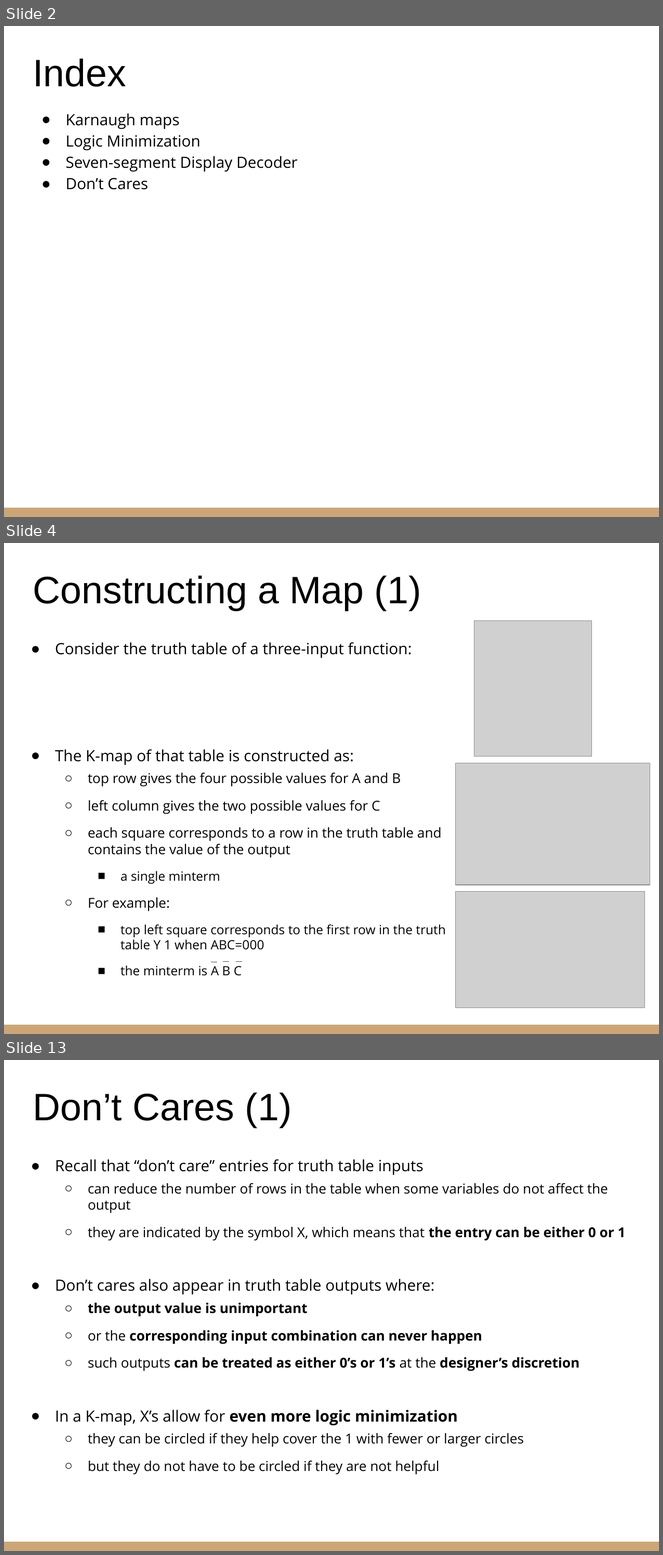
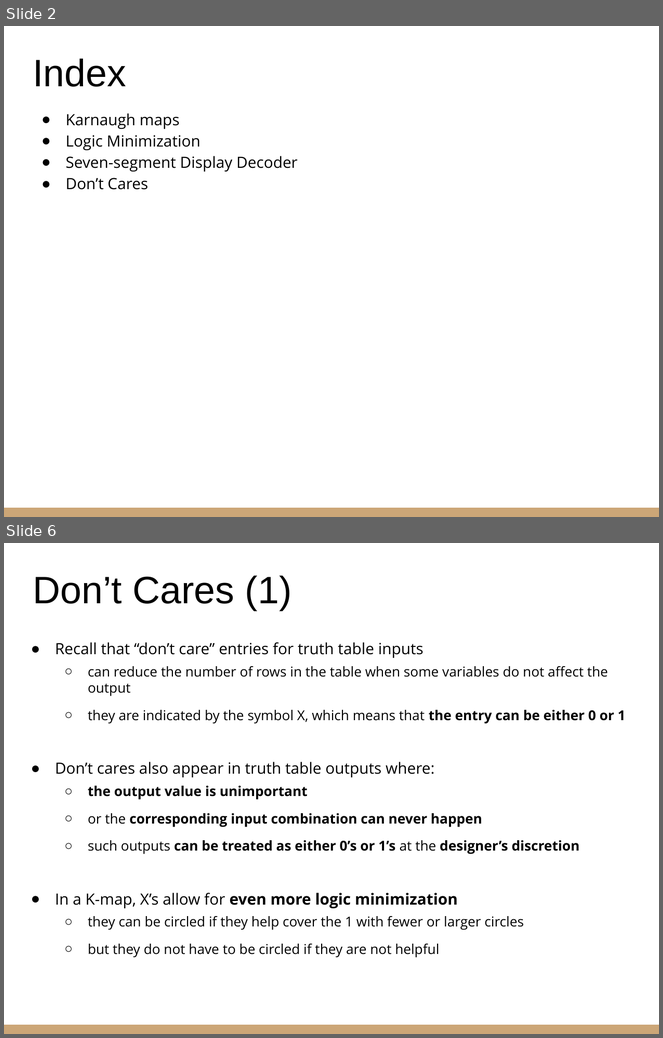
Before and after one commit to riccardoberta/esd, a slide deck: 06 - Karnaugh Maps/slides.pptx. Shown one above the other, each under a label of ours: slides 2, 4 and 13 before the commit, slides 2 and 6 after it; the slides between them are not shown. The pictures are 663x1555 and 663x1038 pixels, drawn with LibreOffice and Linux fonts; fonts in the diff are those of the drawing; grey boxes stand for pictures. Boxes give left, top, right and bottom in pixels: in the first picture for what was removed or moved away, otherwise in the second. Text is boxed around its words. In the diff, an @@ line names an element or a change of style, - is before the commit and + after.

```diff
--- a/06 - Karnaugh Maps/slides.pptx
+++ b/06 - Karnaugh Maps/slides.pptx
@@ slide 4 removed at (4, 543, 659, 1034), background #FFFFFF; not listed: 1 template element that a slide beside it also shows @@
@@ title removed at (33, 575, 422, 611) @@
-Constructing a Map (1)
@@ picture removed at (475, 621, 592, 757) @@
@@ text removed at (55, 642, 445, 976) @@
-● Consider the truth table of a three-input function:
-● The K-map of that table is constructed as:
-  ○ top row gives the four possible values for A and B
-  ○ left column gives the two possible values for C
-  ○ each square corresponds to a row in the truth table and
-    contains the value of the output
-    ■ a single minterm
-  ○ For example:
-    ■ top left square corresponds to the first row in the truth
-      table Y 1 when ABC=000
-    ■ the minterm is A B C
@@ picture removed at (455, 763, 650, 885) @@
@@ picture removed at (455, 891, 645, 1008) @@
@@ line removed from (211, 962) to (217, 962) @@
@@ line removed from (223, 962) to (229, 962) @@
@@ line removed from (236, 962) to (242, 962) @@
@@ what was slide 13 is now slide 6 @@
```
Also in this commit, not shown: 3 slides changed, 6 other slides removed, 36 other files.
